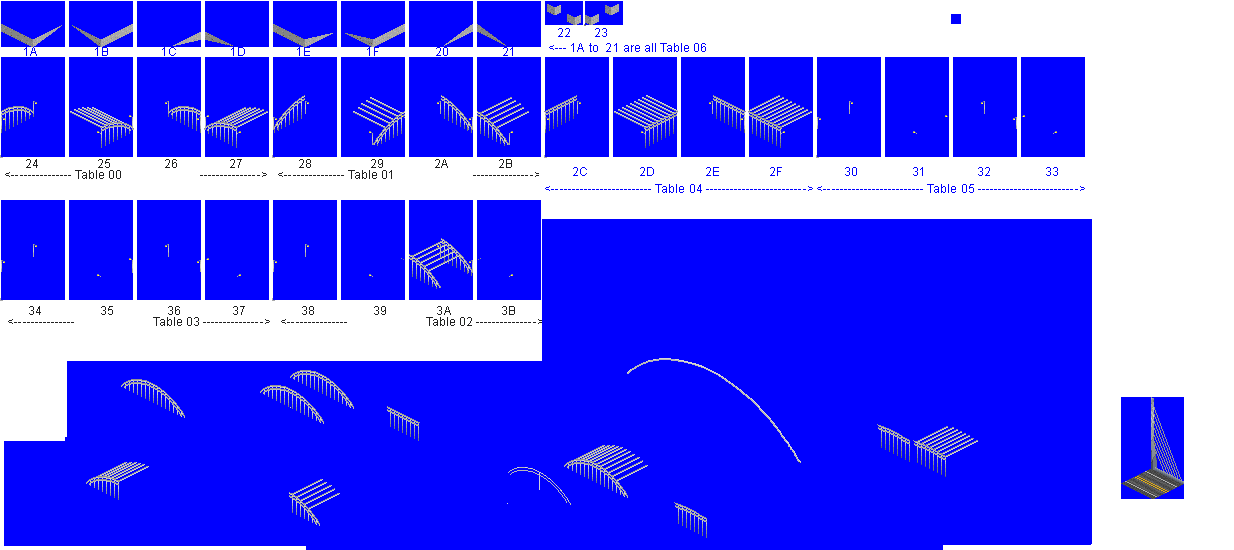
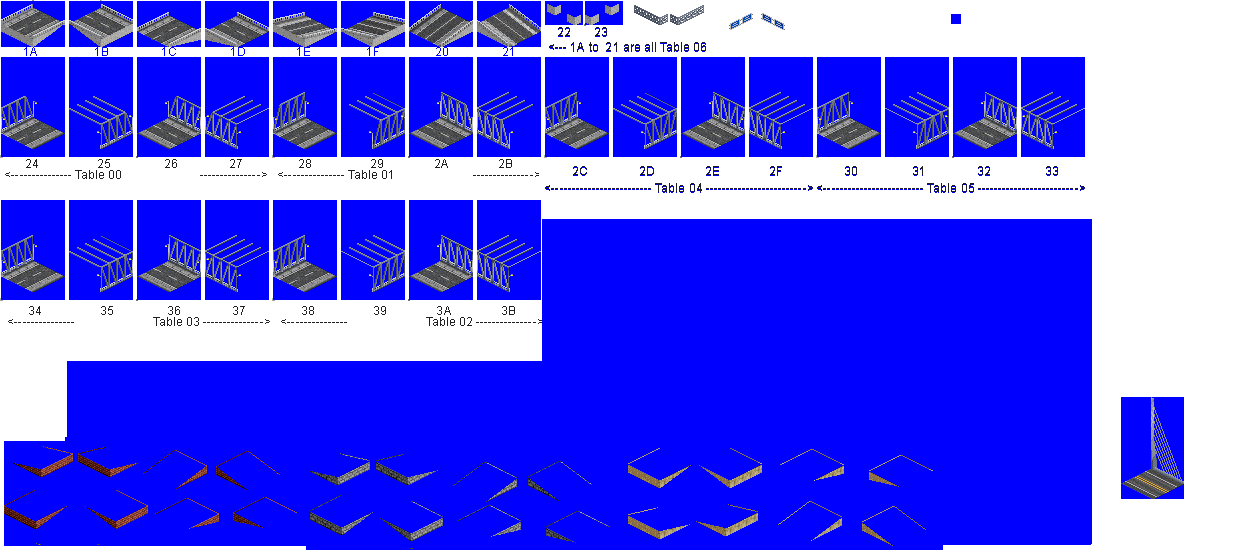
Revision of a layered (1234, 550) image; what changed, layer by layer:
hid "Pasted Layer #2" over 1, 95, 978, 538
showed "main truss", painted on it over 1, 5, 1085, 292
showed "road base", painted on it over 1, 0, 1085, 549
